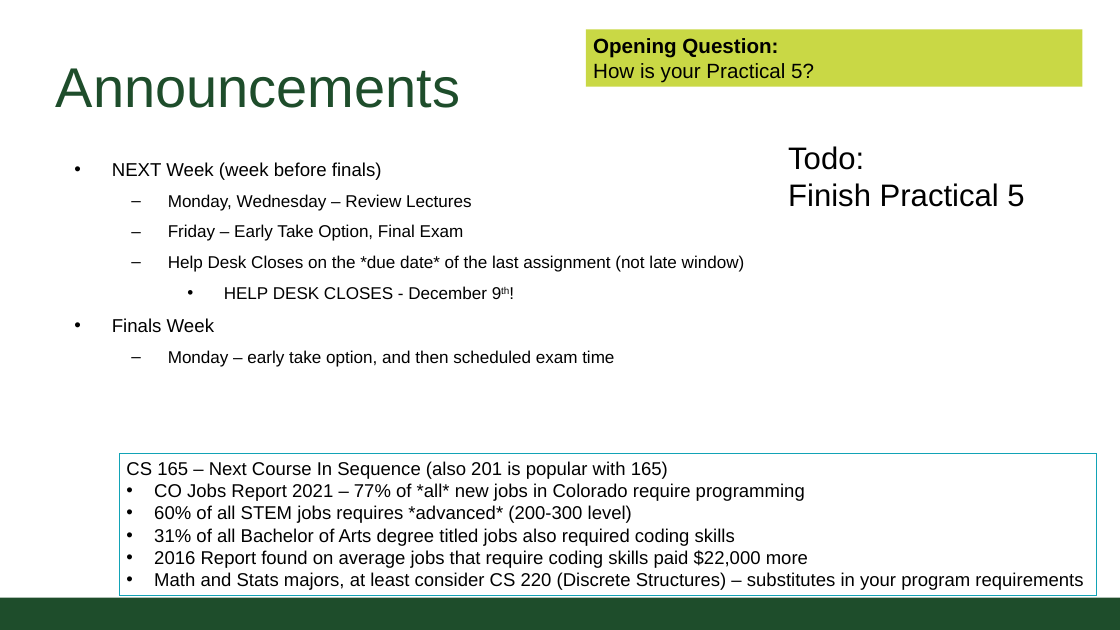
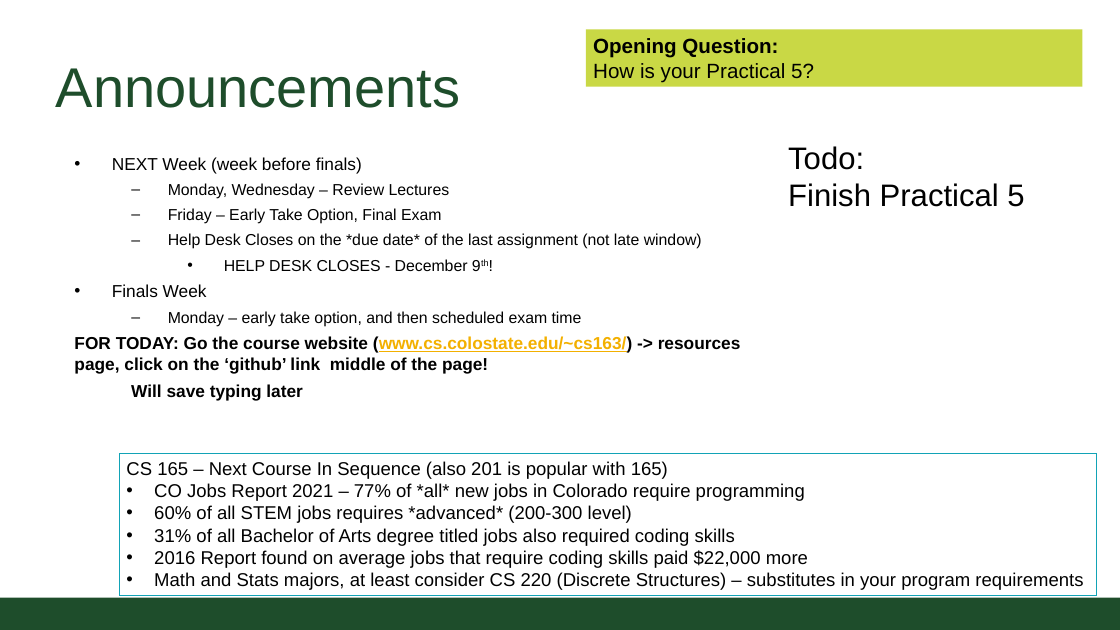
Before and after one commit to CSU-CompSci-CS163-4/Handouts, a slide deck: slide 2 of slides/On-Campus/14_03_Collections.pptx. Drawn at 1120x630 pixels with LibreOffice and Linux fonts; fonts in the diff are those of the drawing; background and template pictures are left out. Boxes give left, top, right and bottom in pixels: in the first picture for what was removed or moved away, otherwise in the second. Text is boxed around its words. In the diff, an @@ line names an element or a change of style, - is before the commit and + after.

```diff
--- a/slides/On-Campus/14_03_Collections.pptx
+++ b/slides/On-Campus/14_03_Collections.pptx
@@ text at (x1=112, y1=157, x2=702, y2=327): size 18.1 to 16.8 pt in "NEXT Week (week before finals)", "Finals Week"; size 16.6 to 15.4 pt in "Monday, Wednesday – Review Lectures", "Friday – Early Take Option, Final Exam", "Help Desk Closes on the *due date* ...", "HELP DESK CLOSES - December 9th!" and 1 more places; line spacing 1.2 to 1 @@
@@ text at (x1=74, y1=336, x2=741, y2=401): paragraphs added @@
+FOR TODAY: Go the course website (www.cs.colostate.edu/~cs163/) -> resources page, click on the ‘github’ link middle of the page!
+Will save typing later
```
Also in this commit, not shown: 2 other files.
